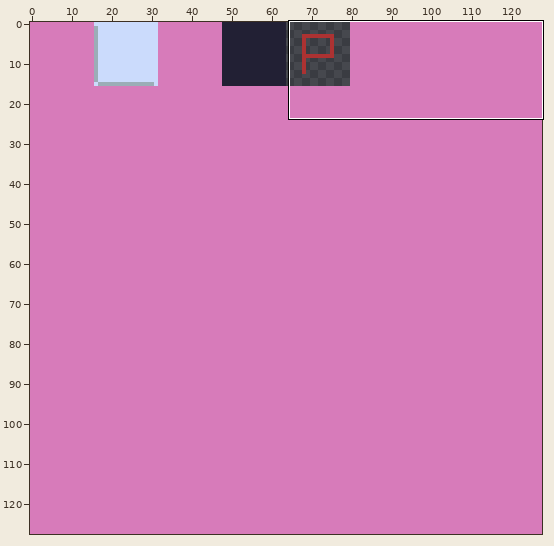
Pixel-art file, stored at Assets/Art/Placeholder.aseprite. Above, an overview of the earlier version with the close-up marked.
Close-up. Before the edit:
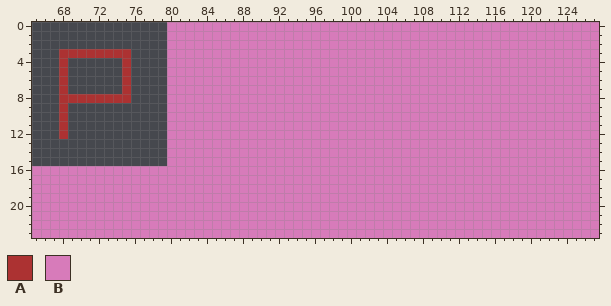
128x128 pixels, 1 frame. Shown: x 65..127, y 0..23.
Palette (. is transparent): A #ac3232  B #d77bba
After:
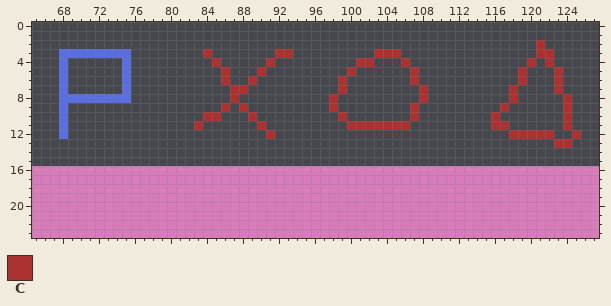
Colours new in this view: C #ac3232
From old to new:
Colour A changes from #ac3232 to #5b6ee1.
Colour B gives way to colour C in row 2 at x 121; in row 3 at x 84, 92 to 93, 103 to 105 and 121 to 122; in row 4 at x 85, 91, 101 to 102, 106, 120 and 122; in row 5 at x 86, 90, 100, 107, 119 and 123; in row 6 at x 86, 89, 99, 107, 119 and 123; in row 7 at x 87 to 88, 99, 108, 118 and 123.
Colour B gives way to colour C in row 8 at x 87, 98, 108, 118 and 124; in row 9 at x 86, 88, 98, 107, 117 and 124; in row 10 at x 84 to 85, 89, 99, 107, 116 and 124; in row 11 at x 83, 90, 100 to 106, 116 to 117 and 124; in row 12 at x 91, 118 to 122 and 125; in row 13 at x 123 to 124.
The author cleared colour B in rows 0 to 1 at x 80 to 127; in row 2 at x 80 to 120 and 122 to 127; in row 3 at x 80 to 83, 85 to 91, 94 to 102, 106 to 120 and 123 to 127; in row 4 at x 80 to 84, 86 to 90, 92 to 100, 103 to 105, 107 to 119, 121 and 123 to 127; in row 5 at x 80 to 85, 87 to 89, 91 to 99, 101 to 106, 108 to 118, 120 to 122 and 124 to 127; in row 6 at x 80 to 85, 87 to 88, 90 to 98, 100 to 106, 108 to 118, 120 to 122 and 124 to 127.
The author cleared colour B in row 7 at x 80 to 86, 89 to 98, 100 to 107, 109 to 117, 119 to 122 and 124 to 127; in row 8 at x 80 to 86, 88 to 97, 99 to 107, 109 to 117, 119 to 123 and 125 to 127; in row 9 at x 80 to 85, 87, 89 to 97, 99 to 106, 108 to 116, 118 to 123 and 125 to 127; in row 10 at x 80 to 83, 86 to 88, 90 to 98, 100 to 106, 108 to 115, 117 to 123 and 125 to 127; in row 11 at x 80 to 82, 84 to 89, 91 to 99, 107 to 115, 118 to 123 and 125 to 127; in row 12 at x 80 to 90, 92 to 117, 123 to 124 and 126 to 127.
The author cleared colour B in row 13 at x 80 to 122 and 125 to 127; in rows 14 to 15 at x 80 to 127.
Pixel boxes of the changes (left, top, right, bottom) in both close-ups:
changed: (167, 22, 599, 166)
changed: (59, 49, 131, 139)
